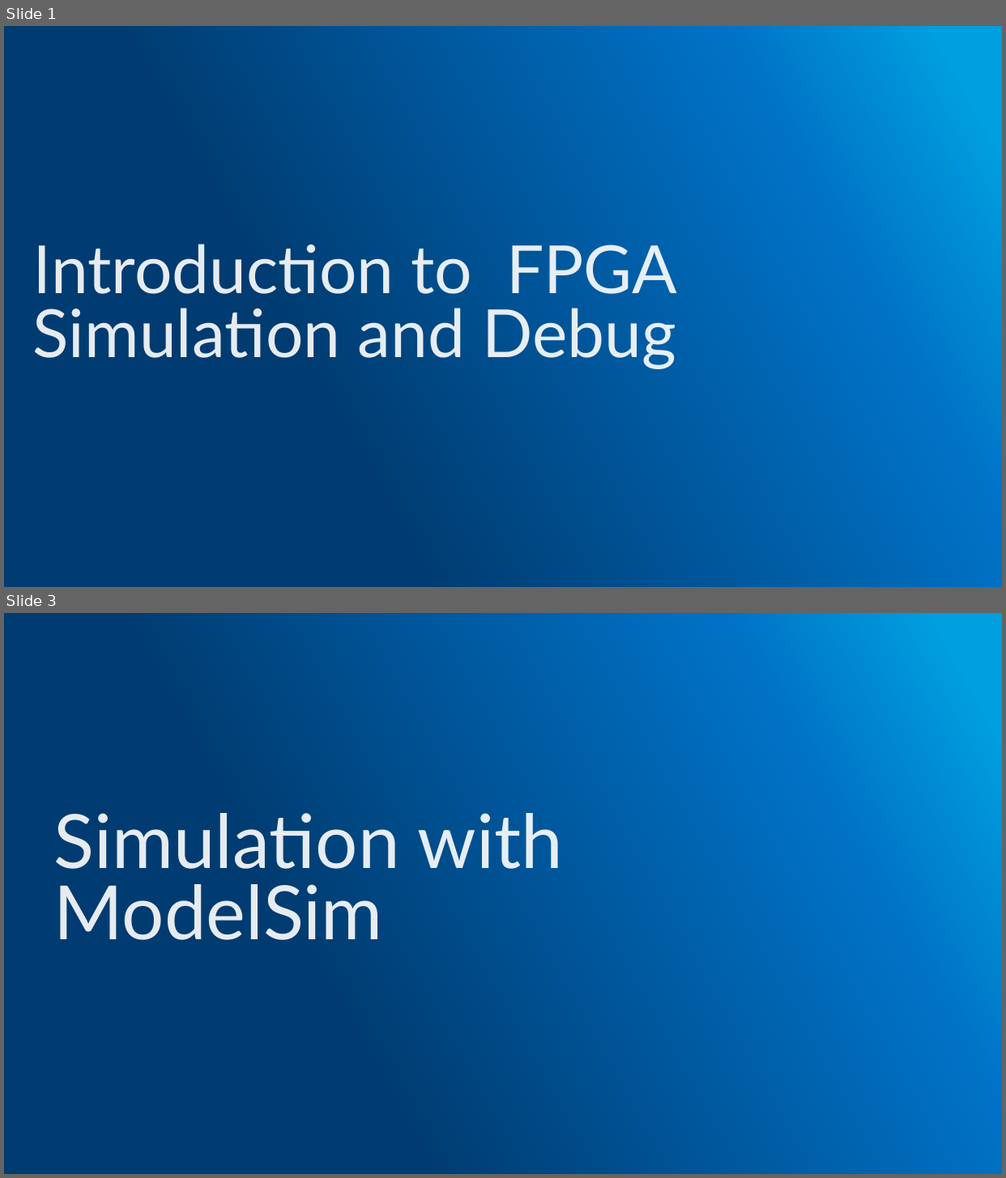
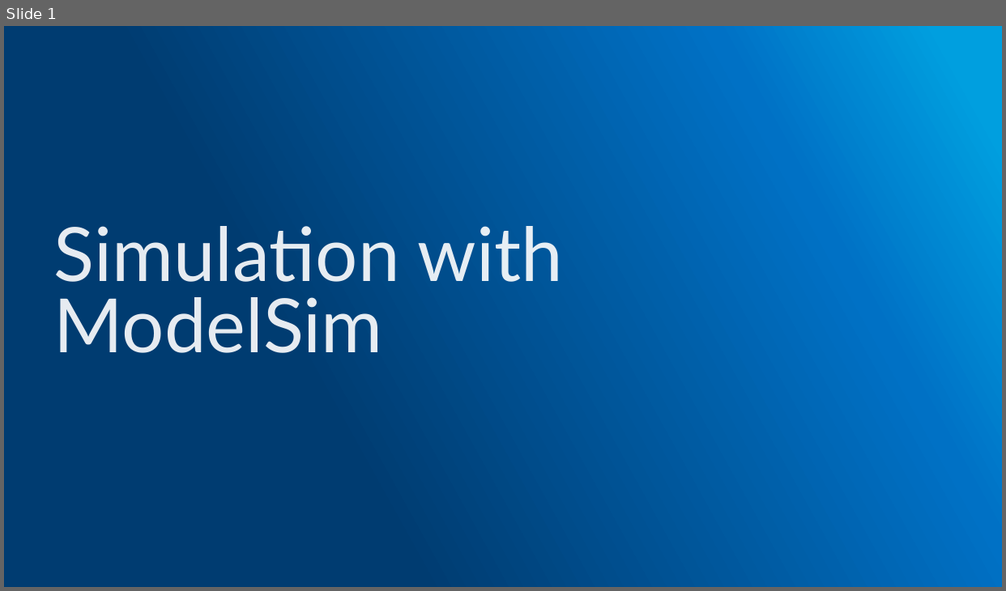
Before and after one commit to unal-edigital1/lab01, a slide deck: docs/Simulation-Lecture_Slides.pptx. Shown one above the other, each under a label of ours: slides 1 and 3 before the commit, slide 1 after it; the slides between them are not shown. The pictures are 1006x1178 and 1006x591 pixels, drawn with LibreOffice and Linux fonts; fonts in the diff are those of the drawing; background and template pictures are left out. Boxes give left, top, right and bottom in pixels: in the first picture for what was removed or moved away, otherwise in the second. Text is boxed around its words. In the diff, an @@ line names an element or a change of style, - is before the commit and + after.

```diff
--- a/docs/Simulation-Lecture_Slides.pptx
+++ b/docs/Simulation-Lecture_Slides.pptx
@@ slide 1 removed at bbox=[4, 26, 1002, 587], background gradient #003C71 to #0071C5 to #009FDF @@
@@ title removed at bbox=[33, 244, 677, 369] @@
-Introduction to FPGA Simulation and Debug
@@ what was slide 3 is now slide 1 @@
```
Also in this commit, not shown: 1 other slide removed, 6 other files.
